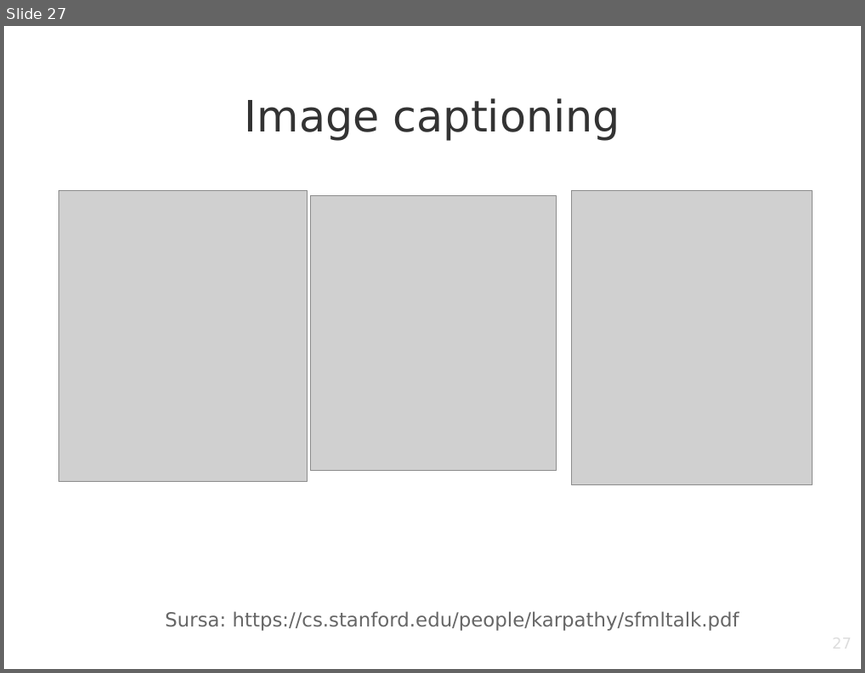
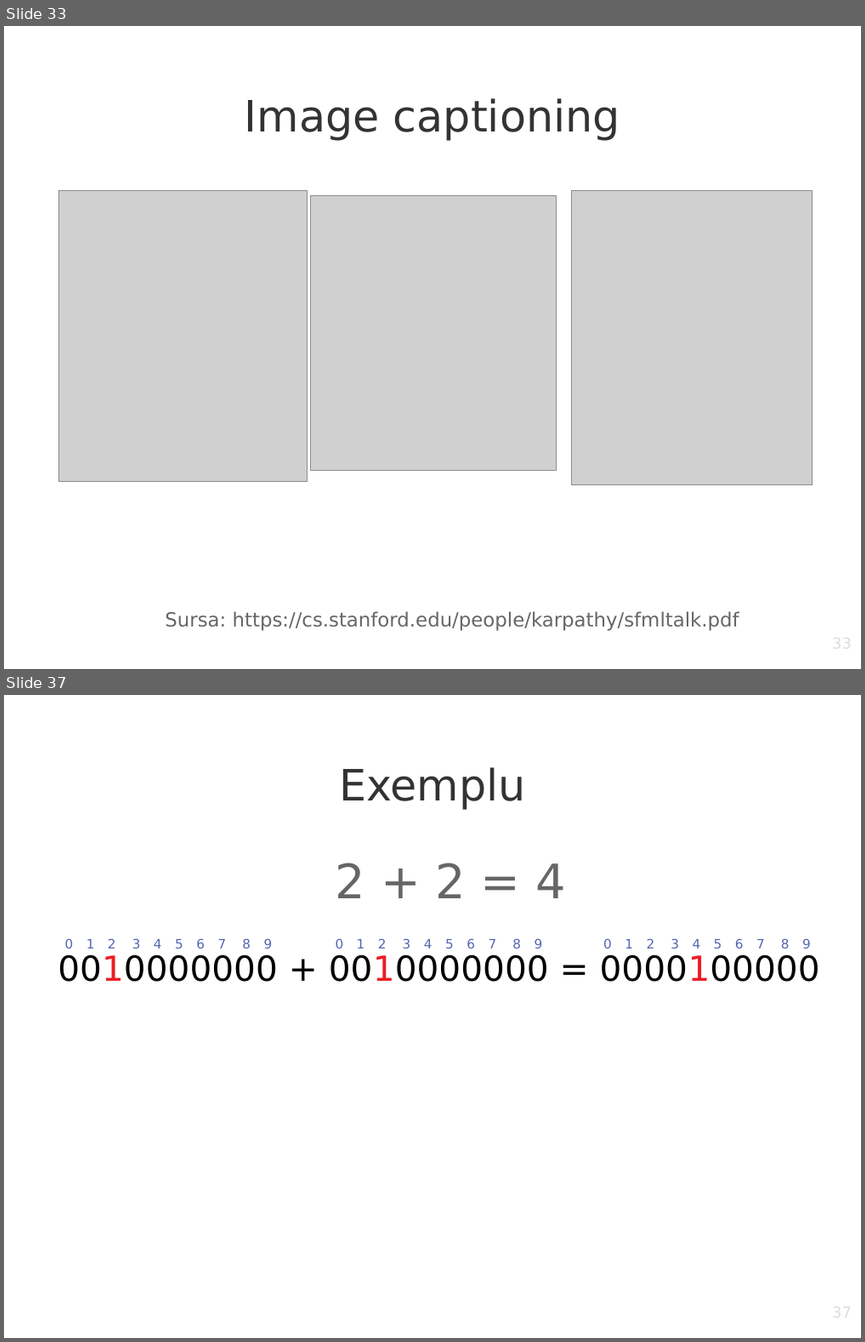
Before and after one commit to mdiannna/MicrolabTalksNN21, a slide deck: Prezentare NN- Microlab 21 dec.odp. Shown one above the other, each under a label of ours: slide 27 before the commit, slides 33 and 37 after it; the slides between them are not shown. The pictures are 865x673 and 865x1342 pixels, drawn with LibreOffice and Linux fonts; fonts in the diff are those of the drawing; grey boxes stand for pictures; background and template pictures are left out. Boxes give left, top, right and bottom in pixels: in the first picture for what was removed or moved away, otherwise in the second. Text is boxed around its words. In the diff, an @@ line names an element or a change of style, - is before the commit and + after.

```diff
--- a/Prezentare NN- Microlab 21 dec.odp
+++ b/Prezentare NN- Microlab 21 dec.odp
@@ slide 37 added at (4, 695, 861, 1338), background picture (left out) @@
@@ title added at (339, 767, 526, 810), 40 pt, text #333333 @@
+Exemplu
@@ text added at (336, 862, 566, 898), 44 pt, text #666666 @@
+2 + 2 = 4
@@ group added at (65, 938, 273, 948): 10 texts @@
+1
+2
+3
+4
+5
+6
+7
+8
+0
+9
@@ group added at (336, 938, 543, 948): 10 texts @@
+1
+2
+3
+4
+5
+6
+7
+8
+0
+9
@@ group added at (603, 938, 811, 948): 10 texts @@
+1
+2
+3
+4
+5
+6
+7
+8
+0
+9
@@ text added at (58, 955, 820, 981), 32 pt, text #000000 @@
+0010000000 + 0010000000 = 0000100000
@@ page number added at (653, 1303, 852, 1338), 14 pt, text #DDDDDD @@
+37
@@ what was slide 27 is now slide 33 @@
@@ page number at (653, 634, 852, 669): text changed @@
-27
+33
```
Also in this commit, not shown: 2 slides changed, 28 other slides added, 9 slides removed, 6 other files.
